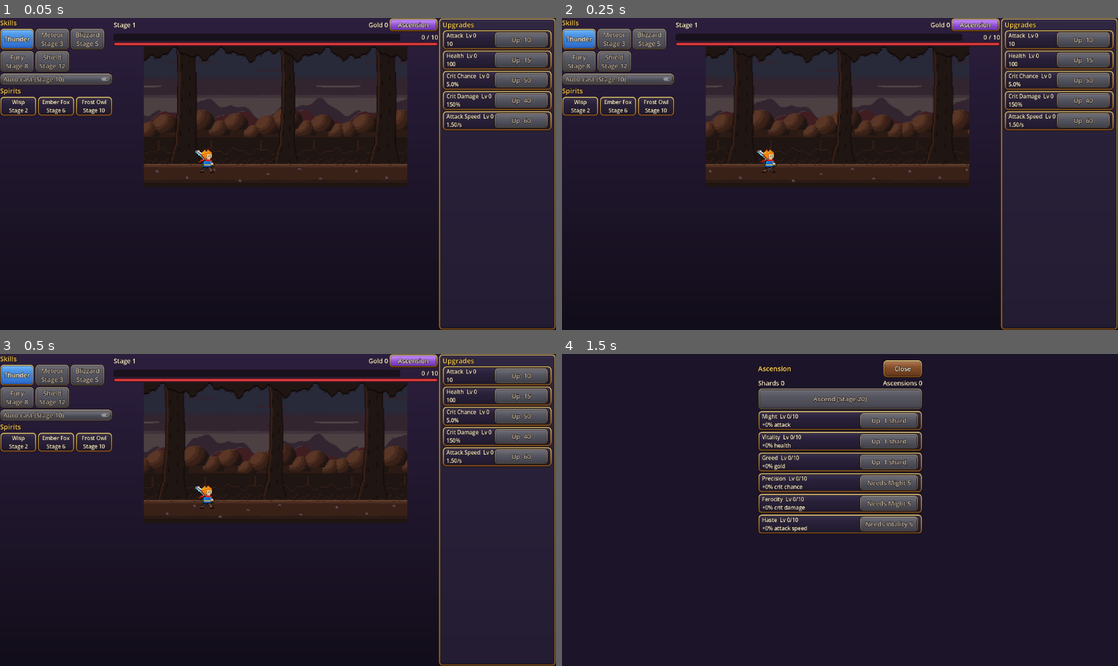
Above: before the commit, frames 1-4 (two rows, left to right).
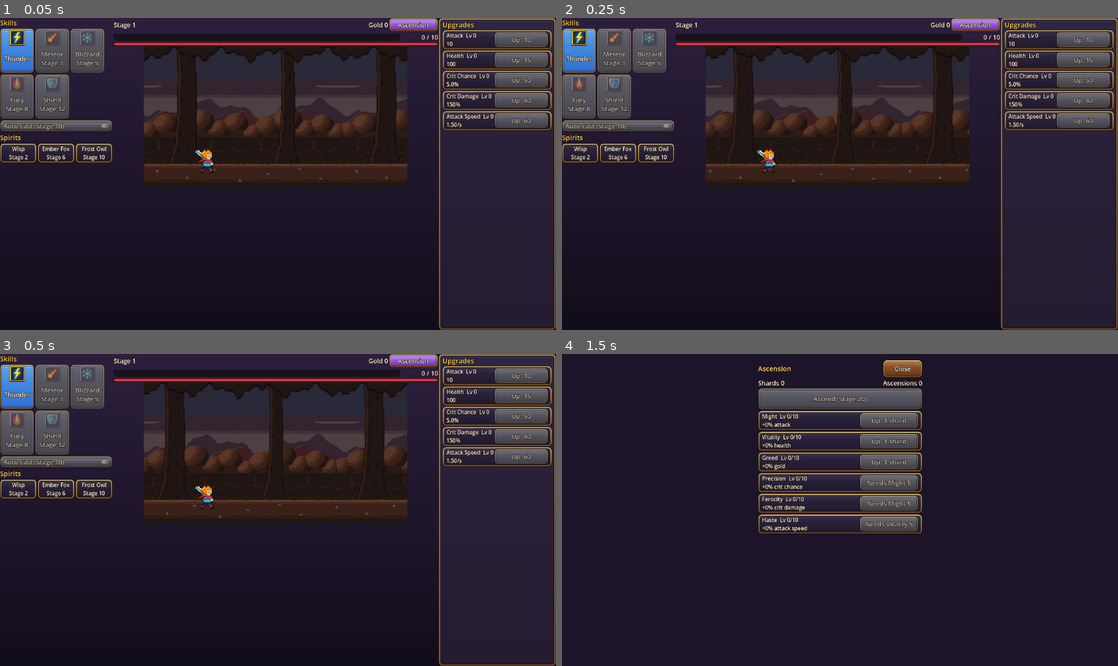
Above: after the commit, the same moments.

Repository: kevelscy/kevelscy-slayer-game
Game: Godot game, scene res://main/main.tscn
Two runs of this game, one before a commit and one after it. Both use one fixed random seed, a clock stepped at 60 frames per second and the inputs below.
Inputs:
- Up to frame 1 (0.05 s): no input
- Up to frame 2 (0.25 s): no input
- Up to frame 3 (0.5 s): no input
- Up to frame 4 (1.5 s): click "Ascension" at 0.5 s; click "Thunder" at 1.25 s

The runs differ from the first frame. In frame 1, 5.1% of the frame differs, in the area x 0-21%, y 3-47%; in frame 2, 5.1%; in frame 3, 5.1%; in frame 4, nothing differs.

Commit message:
feat(ui): show the skill icons on the skill buttons
Each skill button shows its icon above the text, cut from
art/icons/skill_<id>.png and scaled 2x with nearest filtering so the
pixels stay square (64x64; expand_icon shrank it to fractional sizes).
The gold frame shows while the skill is ready to cast, the silver one
while it is locked or cooling down.

Diff:
--- a/client/tests/unit/ui/test_ability_panel.gd
+++ b/client/tests/unit/ui/test_ability_panel.gd
@@ -80,3 +80,40 @@
 		var card: Control = label.get_parent()
 		assert_true(card is PanelContainer)
 		assert_eq(card.theme_type_variation, GameTheme.CARD)
+
+
+
+func test_each_skill_button_shows_its_icon_scaled_twice_with_square_pixels() -> void:
+	for index: int in panel.skill_buttons.size():
+		var sheet: Image = (load("res://art/icons/skill_%s.png" % ABILITIES.skills[index].id) as Texture2D).get_image()
+		for frame: int in [AbilityPanel.SILVER, AbilityPanel.GOLD]:
+			var icon: Image = (panel.skill_icons[index][frame] as Texture2D).get_image()
+			assert_eq(icon.get_size(), Vector2i(64, 64))
+			for point: Vector2i in [Vector2i(1, 1), Vector2i(16, 16), Vector2i(30, 29)]:
+				var expected: Color = sheet.get_pixel(frame * 32 + point.x, point.y)
+				assert_eq(icon.get_pixelv(point * 2), expected, "skill %d frame %d at %s" % [index, frame, point])
+				assert_eq(icon.get_pixelv(point * 2 + Vector2i.ONE), expected, "nearest, not blended")
+
+
+func test_ready_skill_shows_the_gold_frame() -> void:
+	assert_eq(panel.skill_buttons[0].icon, panel.skill_icons[0][AbilityPanel.GOLD])
+
+
+func test_locked_skill_shows_the_silver_frame() -> void:
+	assert_eq(panel.skill_buttons[1].icon, panel.skill_icons[1][AbilityPanel.SILVER])
+
+
+func test_skill_on_cooldown_goes_back_to_the_silver_frame_until_ready() -> void:
+	session.tick_combat(0.0, true)
+	panel.skill_buttons[0].pressed.emit()
+	assert_eq(panel.skill_buttons[0].icon, panel.skill_icons[0][AbilityPanel.SILVER])
+	session.tick_combat(8.0, true)
+	panel.refresh()
+	assert_eq(panel.skill_buttons[0].icon, panel.skill_icons[0][AbilityPanel.GOLD])
+
+
+func test_icons_are_drawn_above_the_text_at_their_own_size() -> void:
+	var button: Button = panel.skill_buttons[0]
+	assert_false(button.expand_icon, "never shrunk to a fractional scale")
+	assert_eq(button.vertical_icon_alignment, VERTICAL_ALIGNMENT_TOP)
+	assert_eq(button.icon_alignment, HORIZONTAL_ALIGNMENT_CENTER)
--- a/client/ui/panels/ability_panel.gd
+++ b/client/ui/panels/ability_panel.gd
@@ -4,6 +4,14 @@
 ## slots. Built in code because every row comes from the ability catalog.
 
 const REFRESH_SECONDS: float = 0.1
+## Each skill icon sheet has two 32x32 frames: the silver frame, then the gold one
+## shown while the skill is ready. Scaled 2x with nearest filtering so the pixels
+## stay square, and drawn above the button text.
+const ICON_PATH: String = "res://art/icons/skill_%s.png"
+const ICON_FRAME_SIZE: int = 32
+const ICON_SCALE: int = 2
+const SILVER: int = 0
+const GOLD: int = 1
 const STAT_NAMES: Dictionary[StringName, String] = {
 	StatBlock.ATTACK: "Attack",
 	StatBlock.HEALTH: "Health",
@@ -13,6 +21,8 @@
 }
 
 var skill_buttons: Array[Button] = []
+## Per skill button: [silver, gold] icon textures.
+var skill_icons: Array[Array] = []
 var autocast_toggle: CheckButton
 var spirit_labels: Array[Label] = []
 
@@ -29,6 +39,10 @@
 		var button: Button = Button.new()
 		button.theme_type_variation = GameTheme.SKILL_BUTTON
 		button.custom_minimum_size = Vector2(140.0, 88.0)
+		skill_icons.append(_icon_frames(session.skills.slots[index].definition))
+		button.icon = skill_icons[index][SILVER]
+		button.icon_alignment = HORIZONTAL_ALIGNMENT_CENTER
+		button.vertical_icon_alignment = VERTICAL_ALIGNMENT_TOP
 		button.pressed.connect(func() -> void: _on_skill_pressed(index))
 		skill_row.add_child(button)
 		skill_buttons.append(button)
@@ -75,6 +89,7 @@
 		else:
 			button.text = title
 		button.disabled = not slot.is_ready(stage)
+		button.icon = skill_icons[index][GOLD if slot.is_ready(stage) else SILVER]
 	var autocast_unlocked: bool = _session.skills.is_autocast_unlocked(stage)
 	autocast_toggle.disabled = not autocast_unlocked
 	autocast_toggle.text = "Auto-cast" if autocast_unlocked else (
@@ -94,6 +109,16 @@
 	return "+%d%% %s" % [roundi(spirit.passive_value * 100.0), STAT_NAMES.get(spirit.passive_stat, String(spirit.passive_stat))]
 
 
+static func _icon_frames(skill: SkillDefinition) -> Array[Texture2D]:
+	var sheet: Image = (load(ICON_PATH % skill.id) as Texture2D).get_image()
+	var frames: Array[Texture2D] = []
+	for frame: int in [SILVER, GOLD]:
+		var image: Image = sheet.get_region(Rect2i(frame * ICON_FRAME_SIZE, 0, ICON_FRAME_SIZE, ICON_FRAME_SIZE))
+		image.resize(ICON_FRAME_SIZE * ICON_SCALE, ICON_FRAME_SIZE * ICON_SCALE, Image.INTERPOLATE_NEAREST)
+		frames.append(ImageTexture.create_from_image(image))
+	return frames
+
+
 func _on_skill_pressed(index: int) -> void:
 	if _session.cast_skill(index):
 		refresh()
